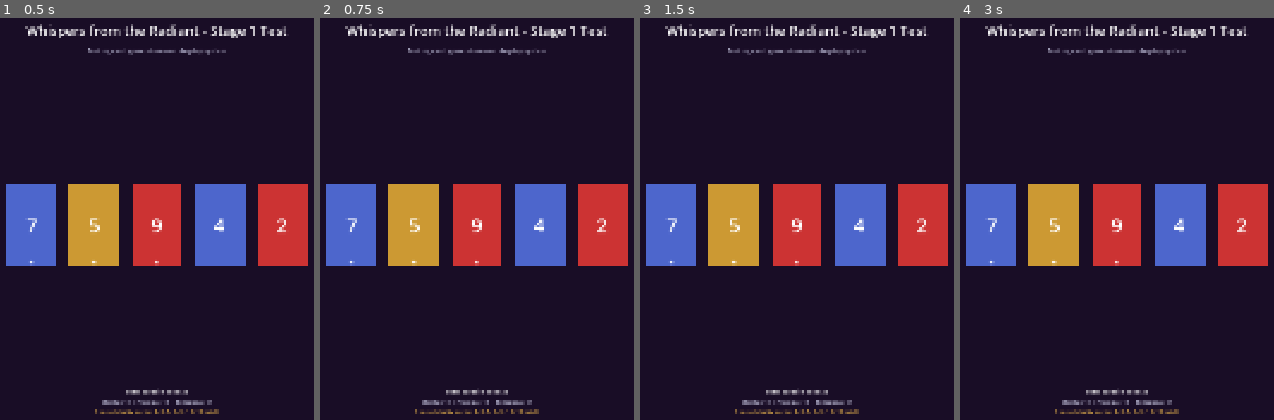
Above: before the commit, frames 1-4 (left to right).
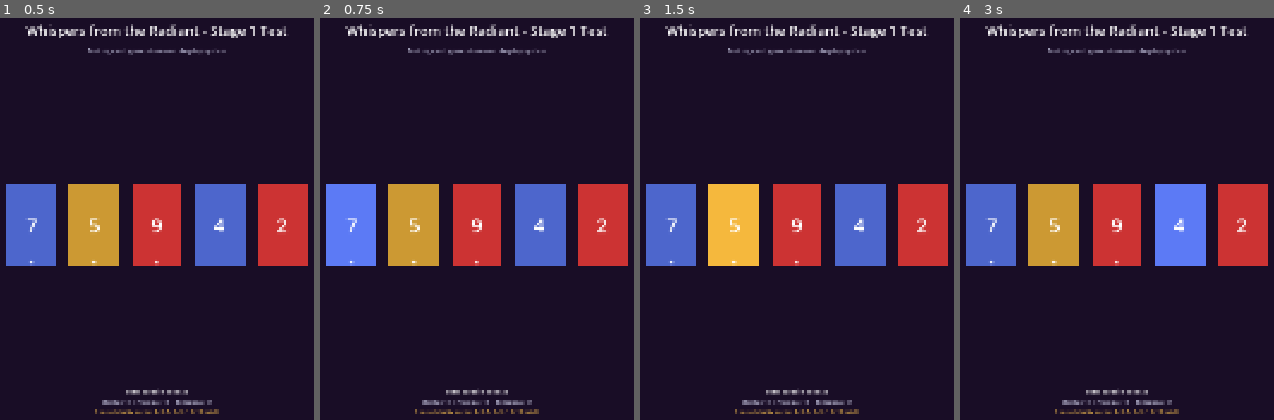
Above: after the commit, the same moments.

Repository: cddigi/whispers-from-the-radiant
Game: Godot game, scene res://assets/test/test_cards.tscn
Same seed, same stepped clock (60 frames per second), same inputs: the game is played once before the commit and once after it.
Inputs (mouse positions are in pixels of both pictures, inside the frame that each line leads up to):
- Up to frame 1 (0.5 s): no input
- Up to frame 2 (0.75 s): tap Enter at 0.5 s; move the mouse to (351, 223) at 0.52 s; click (351, 223) at 0.67 s
- Up to frame 3 (1.5 s): tap Space at 1.25 s; move the mouse to (734, 223) at 1.27 s; click (734, 223) at 1.42 s
- Up to frame 4 (3 s): tap Enter at 2 s; move the mouse to (1117, 223) at 2.02 s; click (1117, 223) at 2.17 s; tap Space at 2.75 s; move the mouse to (1179, 223) at 2.77 s; click (1179, 223) at 2.92 s

Frame 1 is identical in both runs. In frame 2, 3.2% of the frame differs, in the area x 1-18%, y 41-62%; in frame 3, 3.3%, in the area x 21-38%, y 41-62%; in frame 4, 3.3%.

Commit message:
Set selected purple equations image as default card back
Use the chosen design (2025-11-15_193043.png) as the deck's default card back by adding the image resource, wiring a CardBack TextureRect into the card scene, and exposing it in the card script. Introduce an is_face_up state variable and helper methods to control face-up/face-down visibility so cards can be flipped programmatically. These changes ensure the new default cardback is present in the scene and that card flipping logic and initial visibility are handled.

Diff:
--- a/assets/cards/card.gd
+++ b/assets/cards/card.gd
@@ -17,6 +17,10 @@
 @onready var value_label := %ValueLabel as Label
 @onready var aspect_label := %AspectLabel as Label
 @onready var ability_indicator := %AbilityIndicator as Label
+@onready var card_back := %CardBack as TextureRect
+
+## Whether this card is currently face-up
+var is_face_up: bool = true
 
 
 func _ready() -> void:
--- a/assets/cards/card.tscn
+++ b/assets/cards/card.tscn
@@ -1,6 +1,7 @@
-[gd_scene load_steps=2 format=3 uid="uid://cbgkyx1h2yjh7"]
+[gd_scene load_steps=3 format=3 uid="uid://cbgkyx1h2yjh7"]
 
 [ext_resource type="Script" path="res://assets/cards/card.gd" id="1_a6w5o"]
+[ext_resource type="Texture2D" uid="uid://bc88nvnk3xwou" path="res://assets/cardbacks/default_cardback.png" id="2_cardback"]
 
 [node name="Card" type="Control"]
 custom_minimum_size = Vector2(120, 180)
@@ -75,3 +76,15 @@
 text = "★"
 horizontal_alignment = 1
 vertical_alignment = 1
+
+[node name="CardBack" type="TextureRect" parent="."]
+unique_name_in_owner = true
+layout_mode = 1
+anchors_preset = 15
+anchor_right = 1.0
+anchor_bottom = 1.0
+grow_horizontal = 2
+grow_vertical = 2
+texture = ExtResource("2_cardback")
+expand_mode = 1
+stretch_mode = 5
